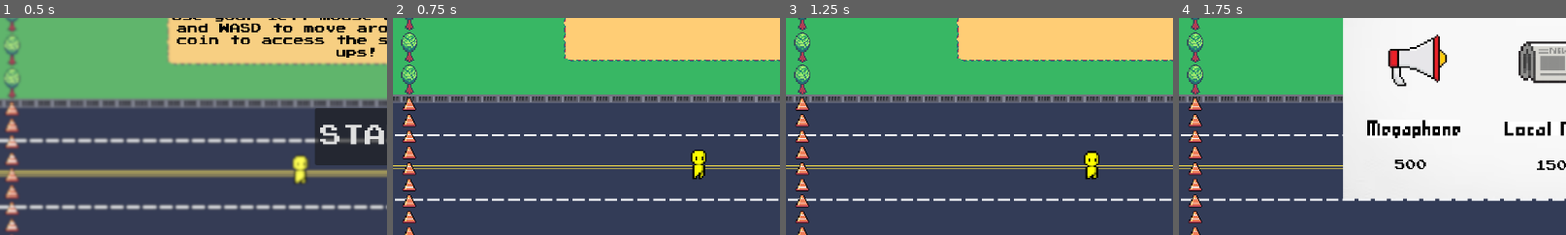
Above: before the commit, frames 1-4 (left to right).
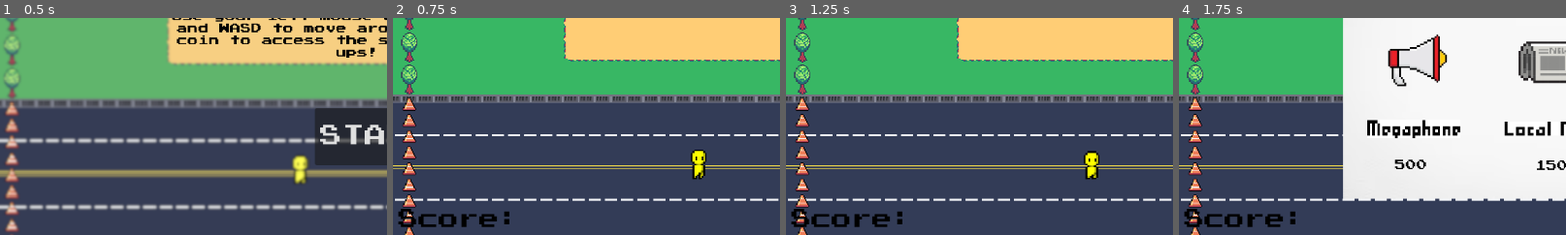
Above: after the commit, the same moments.

Repository: eliseokeefe/GameDevFinal
Game: Godot game, scene res://start.tscn
Two runs of this game, one before a commit and one after it. Both use one fixed random seed, a clock stepped at 60 frames per second and the inputs below. Sound files missing from this copy of the repository are replaced by a short silence.
Inputs (mouse positions are % of the whole screen's width and height, from its top left):
- Up to frame 1 (0.5 s): no input
- Up to frame 2 (0.75 s): click "START" at 0.5 s
- Up to frame 3 (1.25 s): no input
- Up to frame 4 (1.75 s): click (4, 7) at 1.25 s
The pictures show only the part of the screen within x 0-50%, y 38-88%; the shares and areas given below are measured in that part.

Frame 1 is identical in both runs. In frame 2, 1.0% of the frame differs, in the area x 1-31%, y 87-97%; in frame 3, 1.0%; in frame 4, 1.0%.

Commit message:
Implemented Benno Suggestions

Diff:
--- a/in_game_hud.gd
+++ b/in_game_hud.gd
@@ -2,6 +2,7 @@
 @onready var timer
 @onready var score := 0
 @onready var money := 0
+@onready var count := 0
 signal shopPressed
 signal timeUp
 # Called when the node enters the scene tree for the first time.
@@ -17,7 +18,15 @@
 
 # Called every frame. 'delta' is the elapsed time since the previous frame.
 func _process(delta):
-	pass
+	if money == 500 && count == 0:
+		shopPressed.emit()
+		count += 1
+	if money == 1500 && count == 1:
+		shopPressed.emit()
+		count += 1
+	if money == 3000 && count == 2:
+		shopPressed.emit()
+		count += 1
 
 
 func _on_shop_button_pressed():
--- a/in_game_hud.tscn
+++ b/in_game_hud.tscn
@@ -135,6 +135,16 @@
 theme_override_font_sizes/font_size = 20
 text = "Donations: 0"
 
+[node name="ScoreText" type="Label" parent="."]
+offset_left = 8.0
+offset_top = 532.0
+offset_right = 56.0
+offset_bottom = 555.0
+theme_override_colors/font_color = Color(0, 0, 0, 1)
+theme_override_fonts/font = ExtResource("2_sbn5i")
+theme_override_font_sizes/font_size = 30
+text = "Score:"
+
 [connection signal="timeUp" from="." to="." method="_on_time_up"]
 [connection signal="timeout" from="Timer" to="." method="_on_timer_timeout"]
 [connection signal="pressed" from="ShopButton" to="." method="_on_shop_button_pressed"]
